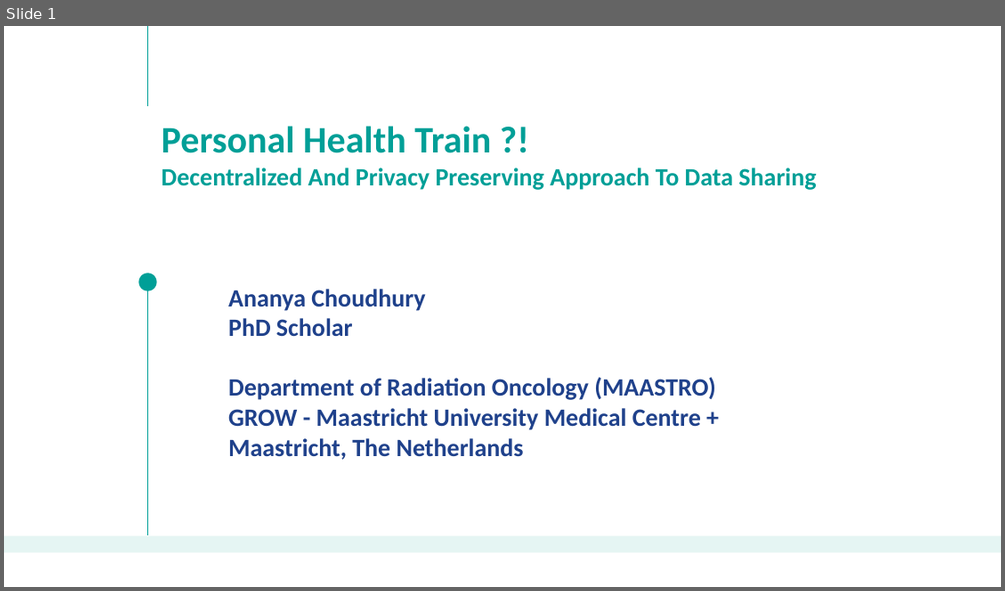
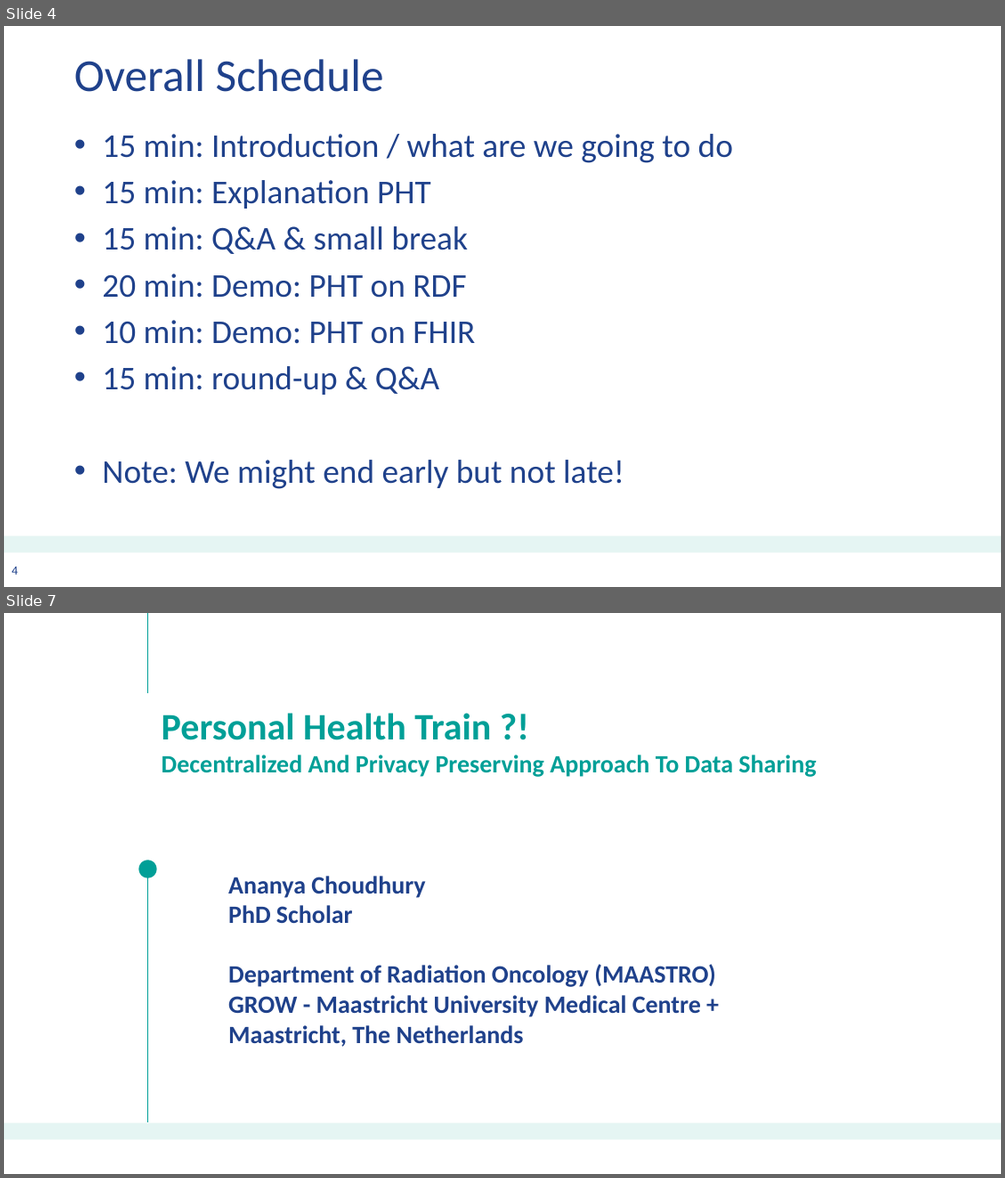
Before and after one commit to jvsoest/PHT_on_FHIR_demo, a slide deck: 20181108_PHT_Intro_AC.pptx. Shown one above the other, each under a label of ours: slide 1 before the commit, slides 4 and 7 after it; the slides between them are not shown. The pictures are 1005x591 and 1005x1178 pixels, drawn with LibreOffice and Linux fonts; fonts in the diff are those of the drawing; background and template pictures are left out. Boxes give left, top, right and bottom in pixels: in the first picture for what was removed or moved away, otherwise in the second. Text is boxed around its words. In the diff, an @@ line names an element or a change of style, - is before the commit and + after.

Commit message:
Added slides for RDF demo

```diff
--- a/20181108_PHT_Intro_AC.pptx
+++ b/20181108_PHT_Intro_AC.pptx
@@ slide 4 added at [4, 26, 1001, 587], background #FFFFFF; not listed: 1 template element that a slide beside it also shows @@
@@ title added at [74, 59, 384, 92], 44 pt, text #1F418B @@
+Overall Schedule
@@ text added at [102, 134, 733, 489], 32 pt, text #1F418B @@
+• 15 min: Introduction / what are we going to do
+• 15 min: Explanation PHT
+• 15 min: Q&A & small break
+• 20 min: Demo: PHT on RDF
+• 10 min: Demo: PHT on FHIR
+• 15 min: round-up & Q&A
+• Note: We might end early but not late!
@@ page number added at [12, 566, 18, 574], 12 pt, text #1F418B @@
+4
@@ what was slide 1 is now slide 7 @@
```
Also in this commit, not shown: 23 other slides added, 10 slides removed.
